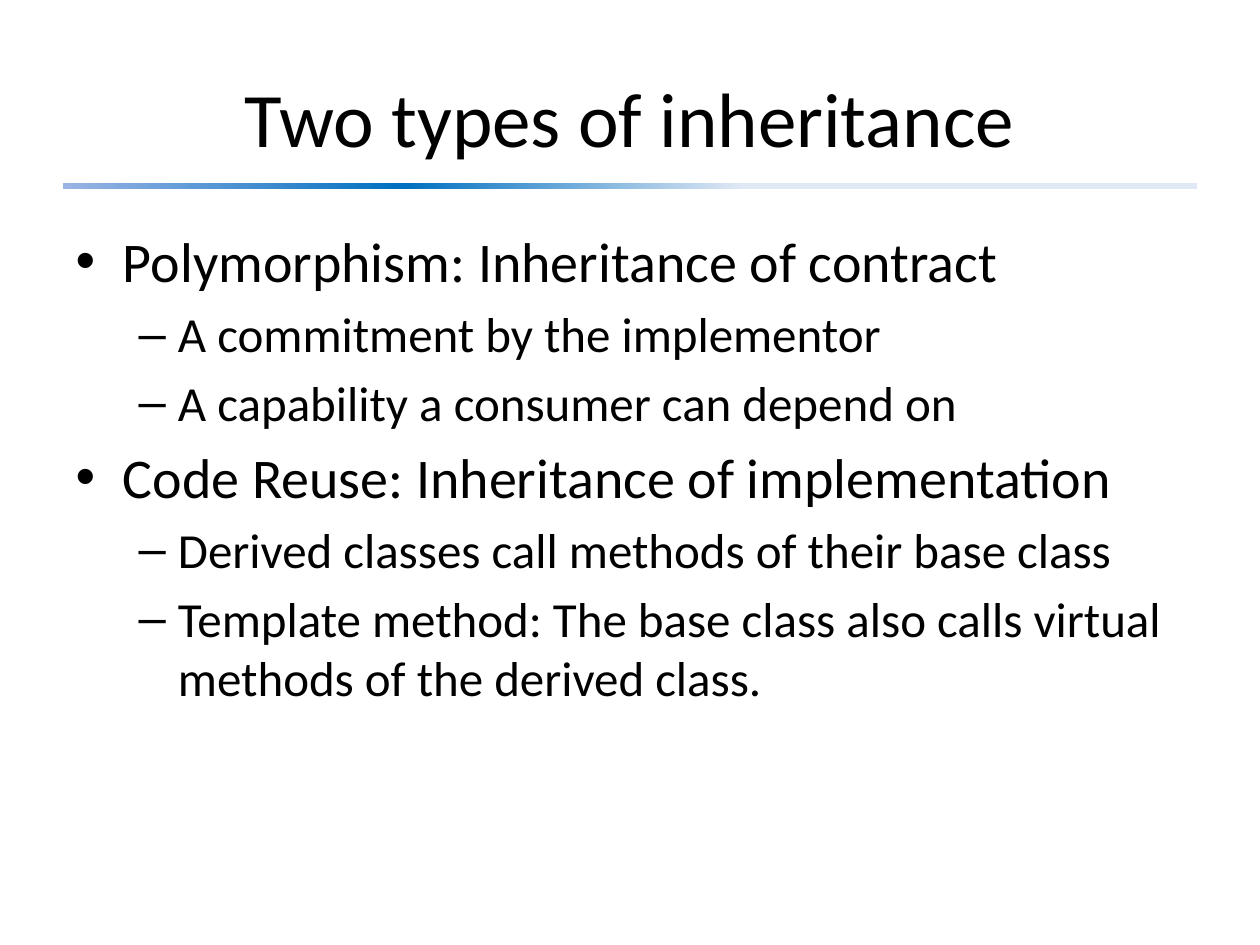
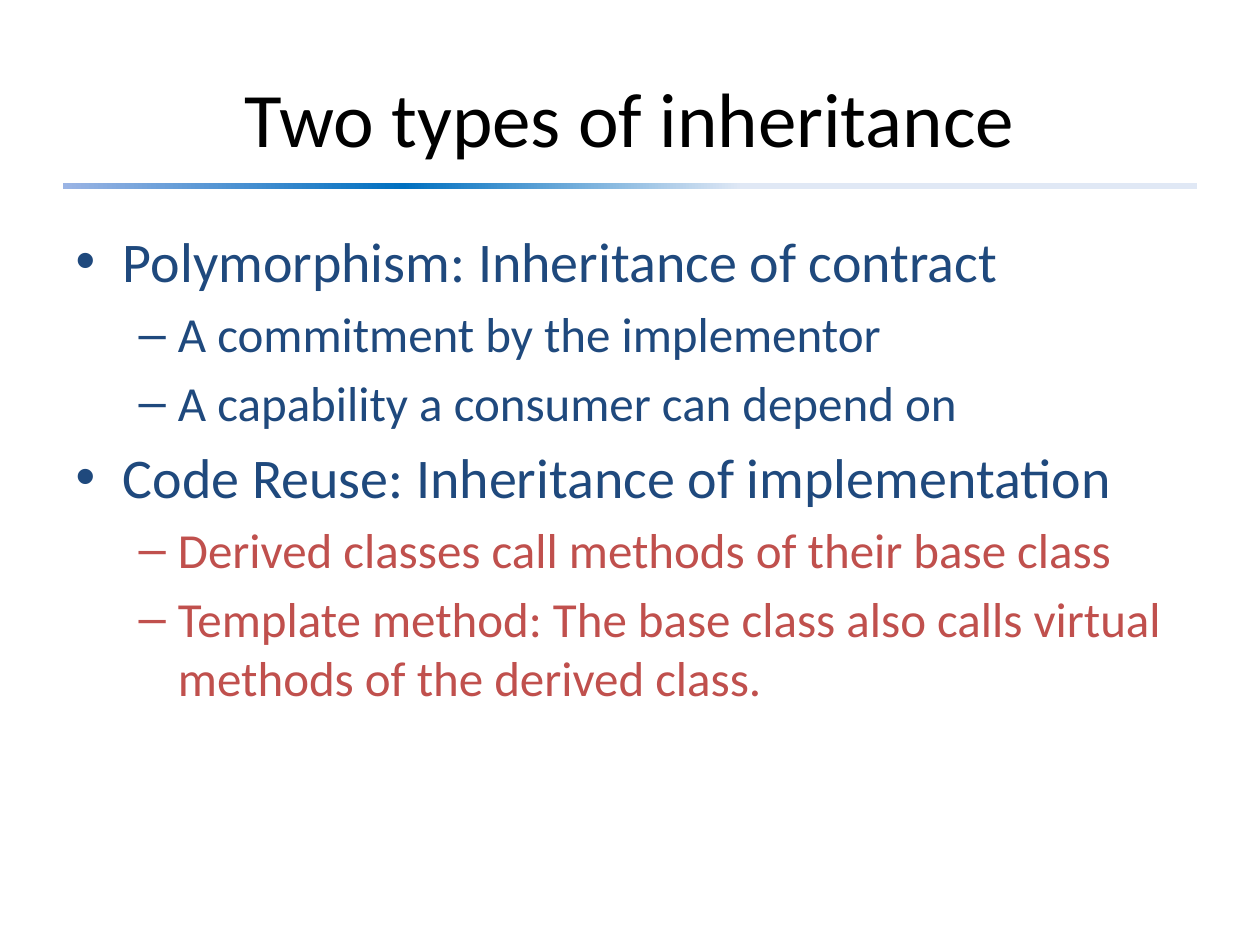
Before and after one commit to david-sackstein/solid-c-cpp, a slide deck: slide 16 of Module 1 - Principles You Need to Know.pptx (slide 15 before the commit). Drawn at 1260x945 pixels with LibreOffice and Linux fonts; fonts in the diff are those of the drawing. Boxes give left, top, right and bottom in pixels: in the first picture for what was removed or moved away, otherwise in the second. Text is boxed around its words. In the diff, an @@ line names an element or a change of style, - is before the commit and + after.

```diff
--- a/Module 1 - Principles You Need to Know.pptx
+++ b/Module 1 - Principles You Need to Know.pptx
@@ text "Polymorphism: Inheritance of contract" at box(123, 243, 1161, 697): text colour #000000 to #1F497D in "Polymorphism: Inheritance of contract", "A commitment by the implementor", "A capability a consumer can depend on", "Code Reuse: Inheritance of implementation"; text colour #000000 to #C0504D in "Derived classes call methods of their base ...", "Template method: The base class also calls ..." @@
```
Also in this commit, not shown: 8 other slides changed, 1 slide added, 3 other files.
